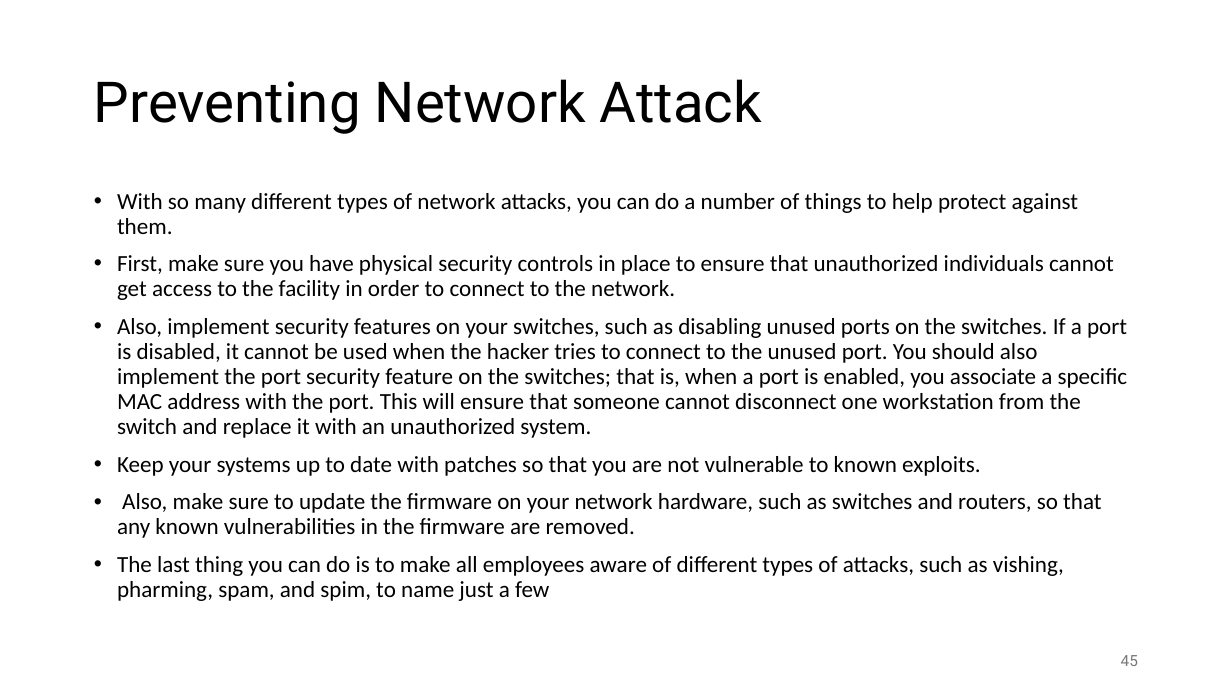
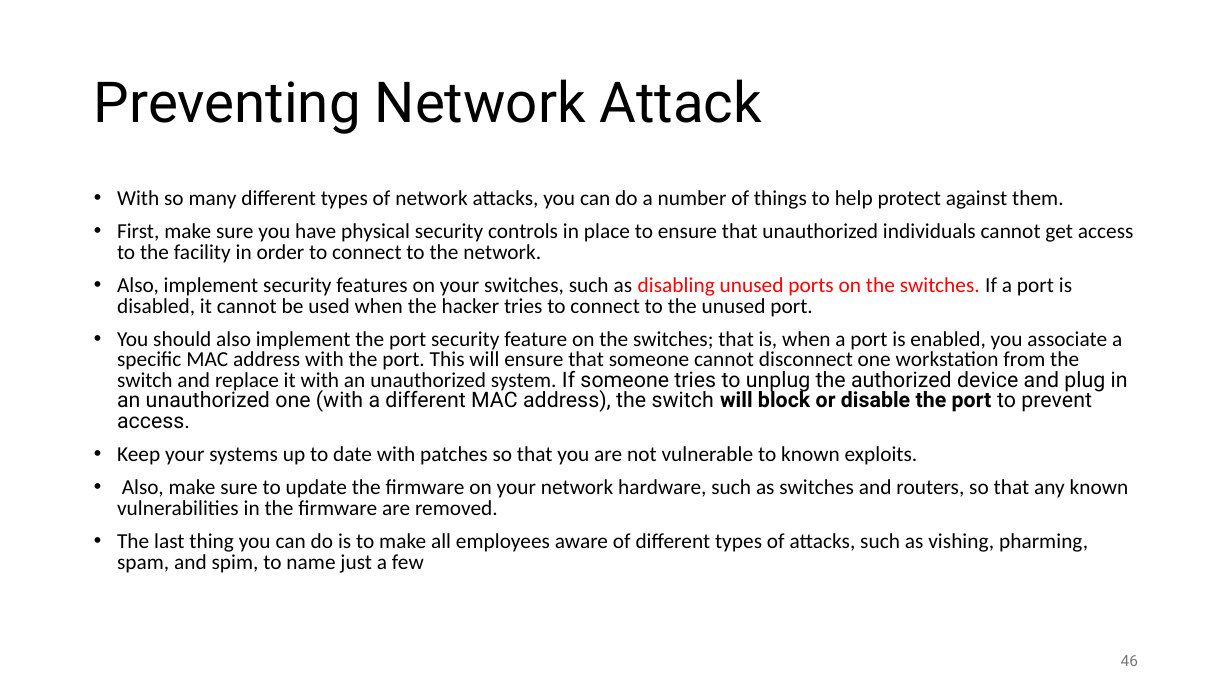
Before and after one commit to shakiliitju/M.Sc-in-ICT, a slide deck: slide 46 of Semester 2/Applied Cyber Security/Lecture/L4.pptx (slide 45 before the commit). Drawn at 1232x693 pixels with LibreOffice and Linux fonts; fonts in the diff are those of the drawing. Boxes give left, top, right and bottom in pixels: in the first picture for what was removed or moved away, otherwise in the second. Text is boxed around its words. In the diff, an @@ line names an element or a change of style, - is before the commit and + after.

```diff
--- a/Semester 2/Applied Cyber Security/Lecture/L4.pptx
+++ b/Semester 2/Applied Cyber Security/Lecture/L4.pptx
@@ text at [117, 190, 1134, 573]: size 18 to 16.6 pt in "With so many different types of network ...", "First, make sure you have physical security ...", "Keep your systems up to date with ...", "Also, make sure to update the firmware ..." and 1 more places; line spacing 0.9 to 0.8 @@
@@ text at [117, 277, 1128, 429]: text changed; size 18 to 16.6 pt @@
-• Also, implement security features on your switches, such as disabling unused ports on the switches. If a port is disabled, it cannot be used when the hacker tries to connect to the unused port. You should also implement the port security feature on the switches; that is, when a port is enabled, you associate a specific MAC address with the port. This will ensure that someone cannot disconnect one workstation from the switch and replace it with an unauthorized system.
+• Also, implement security features on your switches, such as disabling unused ports on the switches. If a port is disabled, it cannot be used when the hacker tries to connect to the unused port.
+• You should also implement the port security feature on the switches; that is, when a port is enabled, you associate a specific MAC address with the port. This will ensure that someone cannot disconnect one workstation from the switch and replace it with an unauthorized system. If someone tries to unplug the authorized device and plug in an unauthorized one (with a different MAC address), the switch will block or disable the port to prevent access.
```
Also in this commit, not shown: 4 other slides changed, 1 slide added, 8 other files.
